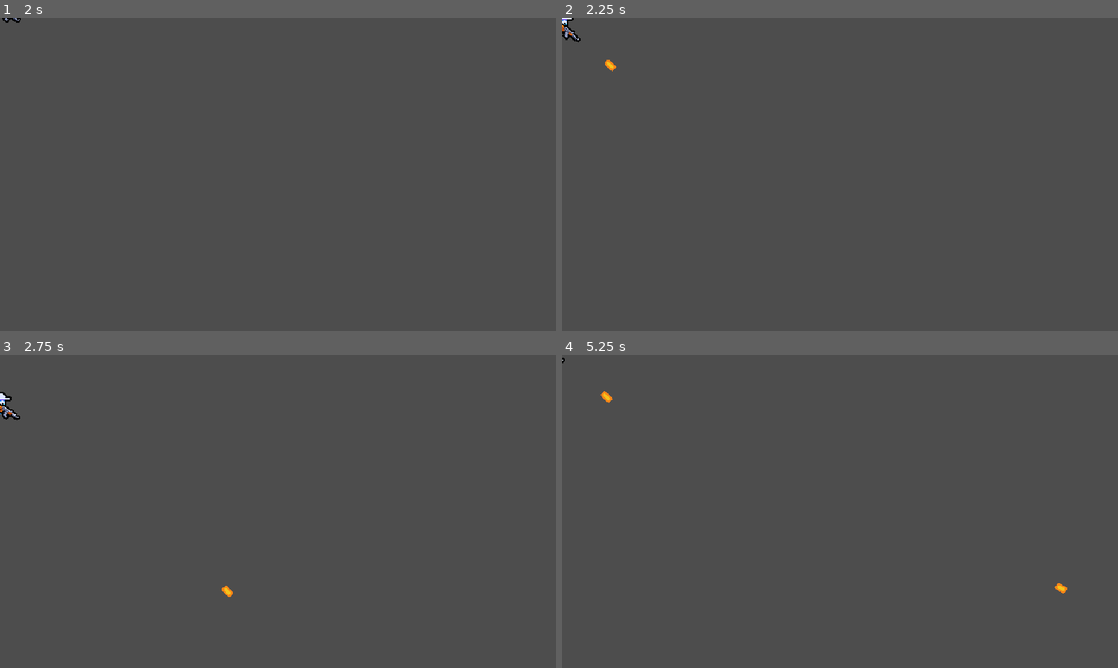
Above: before the commit, frames 1-4 (two rows, left to right).
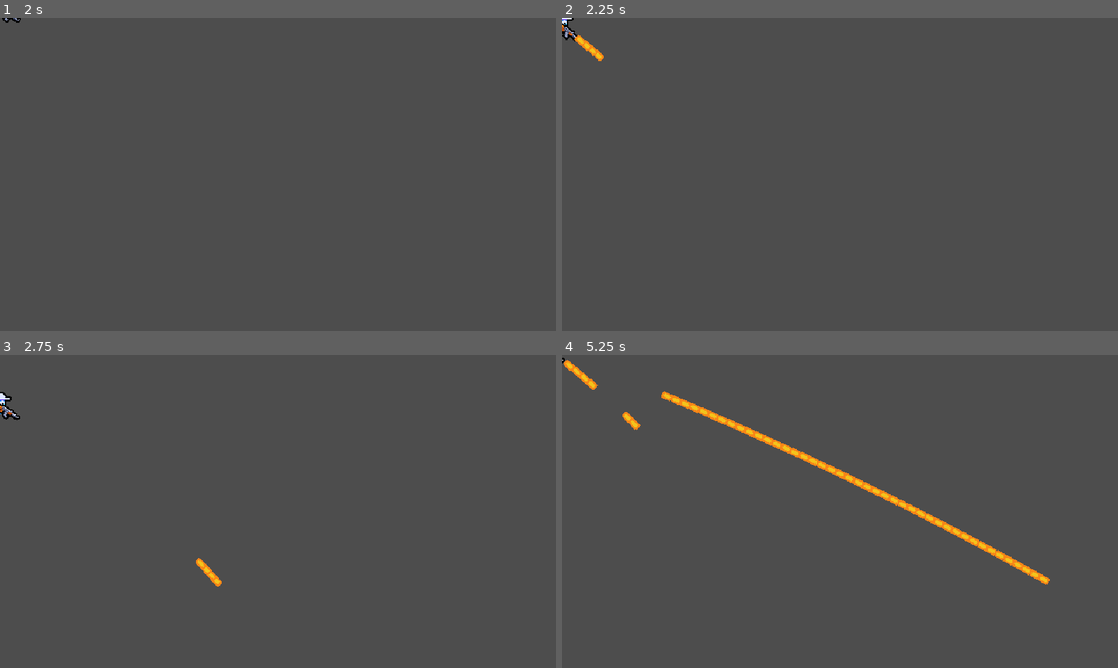
Above: after the commit, the same moments.

Repository: VictorPrazeres/2DMultiplayer
Game: Godot game, scene res://ui/main_menu/main_menu.tscn
Two runs of this game, one before a commit and one after it. Both use one fixed random seed, a clock stepped at 60 frames per second and the inputs below.
Inputs (mouse positions are in pixels of both pictures, inside the frame that each line leads up to):
- Up to frame 1 (2 s): tap Enter at 0.5 s; move the mouse to (400, 158) at 0.52 s; press the mouse at (400, 158) at 0.53 s; hold D (move_right) 0.53-1.25 s; release the mouse at (400, 158) at 1.25 s; click "Host" at 1.25 s
- Up to frame 2 (2.25 s): tap Space at 2 s; move the mouse to (728, 190) at 2.02 s; hold S (move_down) from 2.03 s (still down); click (728, 190) at 2.1 s
- Up to frame 3 (2.75 s): keep holding S (move_down)
- Up to frame 4 (5.25 s): move the mouse to (895, 442) at 2.77 s; release S (move_down) at 2.78 s; press the mouse at (895, 442) at 2.78 s; hold D (move_right) 2.78-3.53 s; move the mouse to (812, 574) at 3.52 s; release the mouse at (812, 574) at 3.53 s; hold W (move_up) 3.53-4.28 s; click (812, 574) at 3.6 s; move the mouse to (1006, 558) at 4.27 s; press the mouse at (1006, 558) at 4.28 s; hold A (move_left) from 4.28 s (still down); move the mouse to (673, 464) at 5.02 s; release the mouse at (673, 464) at 5.03 s; click (673, 464) at 5.1 s

Frame 1 is identical in both runs. In frame 2, 0.2% of the frame differs, in the area x 2-10%, y 5-18%; in frame 3, 0.2%; in frame 4, 2.0%, in the area x 0-91%, y 1-77%.

Commit message:
feat(multiplayer): synchronize bullet firing across network
Replicate bullet spawning and trajectory data across all connected peers to
ensure projectile behavior is visually and logically synchronized on all
clients.

Diff:
--- a/component/player_input_synchronizer_component.gd
+++ b/component/player_input_synchronizer_component.gd
@@ -4,6 +4,7 @@
 
 var movement_vector: Vector2 = Vector2.ZERO
 var aim_vector: Vector2 = Vector2.RIGHT
+var is_attack_pressed: bool
 
 
 func _process(_delta: float) -> void:
@@ -14,3 +15,4 @@
 func gather_input():
 	movement_vector = Input.get_vector("move_left", "move_right", "move_up", "move_down")
 	aim_vector = aim_root.global_position.direction_to(aim_root.get_global_mouse_position())
+	is_attack_pressed = Input.is_action_pressed("attack")
--- a/component/player_input_synchronizer_component.tscn
+++ b/component/player_input_synchronizer_component.tscn
@@ -9,6 +9,9 @@
 properties/1/path = NodePath(".:aim_vector")
 properties/1/spawn = true
 properties/1/replication_mode = 1
+properties/2/path = NodePath(".:is_attack_pressed")
+properties/2/spawn = true
+properties/2/replication_mode = 2
 
 [node name="PlayerInputSynchronizerComponent" type="MultiplayerSynchronizer"]
 root_path = NodePath(".")
--- a/entities/player/player.gd
+++ b/entities/player/player.gd
@@ -11,11 +11,6 @@
 	player_input_synchronizer_component.set_multiplayer_authority(input_multiplayer_authority)
 
 
-func _input(event: InputEvent) -> void:
-	if event.is_action_pressed("attack"):
-		create_bullet()
-
-
 func _process(_delta: float) -> void:
 	var aim_position = weapon_root.global_position + player_input_synchronizer_component.aim_vector
 	weapon_root.look_at(aim_position)
@@ -23,10 +18,12 @@
 	if is_multiplayer_authority():
 		velocity = player_input_synchronizer_component.movement_vector * 100
 		move_and_slide()
+		if player_input_synchronizer_component.is_attack_pressed:
+			create_bullet()
 
 
 func create_bullet():
 	var bullet = bullet_scene.instantiate() as Bullet
 	bullet.global_position = weapon_root.global_position
-	get_parent().add_child(bullet)
 	bullet.start(player_input_synchronizer_component.aim_vector)
+	get_parent().add_child(bullet, true)
--- a/game_object/bullet/bullet.gd
+++ b/game_object/bullet/bullet.gd
@@ -9,6 +9,6 @@
 	global_position += direction * SPEED * delta
 
 
-func start(direction: Vector2):
-	self.direction = direction
-	rotation = direction.angle()
+func start(_direction: Vector2):
+	self.direction = _direction
+	rotation = _direction.angle()
--- a/game_object/bullet/bullet.tscn
+++ b/game_object/bullet/bullet.tscn
@@ -1,10 +1,24 @@
-[gd_scene load_steps=3 format=3 uid="uid://dp5836u66xfiw"]
+[gd_scene load_steps=4 format=3 uid="uid://dp5836u66xfiw"]
 
 [ext_resource type="Script" uid="uid://dgs00qjlv1m7r" path="res://game_object/bullet/bullet.gd" id="1_1wu1k"]
 [ext_resource type="Texture2D" uid="uid://3dfn4rkmlme3" path="res://game_object/bullet/bullet.png" id="1_j5myr"]
 
+[sub_resource type="SceneReplicationConfig" id="SceneReplicationConfig_1wu1k"]
+properties/0/path = NodePath(".:global_position")
+properties/0/spawn = true
+properties/0/replication_mode = 0
+properties/1/path = NodePath(".:rotation")
+properties/1/spawn = true
+properties/1/replication_mode = 0
+properties/2/path = NodePath(".:direction")
+properties/2/spawn = true
+properties/2/replication_mode = 0
+
 [node name="Bullet" type="Node2D"]
 script = ExtResource("1_1wu1k")
 
+[node name="MultiplayerSynchronizer" type="MultiplayerSynchronizer" parent="."]
+replication_config = SubResource("SceneReplicationConfig_1wu1k")
+
 [node name="Texture" type="Sprite2D" parent="."]
 texture = ExtResource("1_j5myr")
--- a/main.tscn
+++ b/main.tscn
@@ -6,4 +6,5 @@
 script = ExtResource("1_ig7tw")
 
 [node name="MultiplayerSpawner" type="MultiplayerSpawner" parent="."]
+_spawnable_scenes = PackedStringArray("uid://dp5836u66xfiw")
 spawn_path = NodePath("..")
